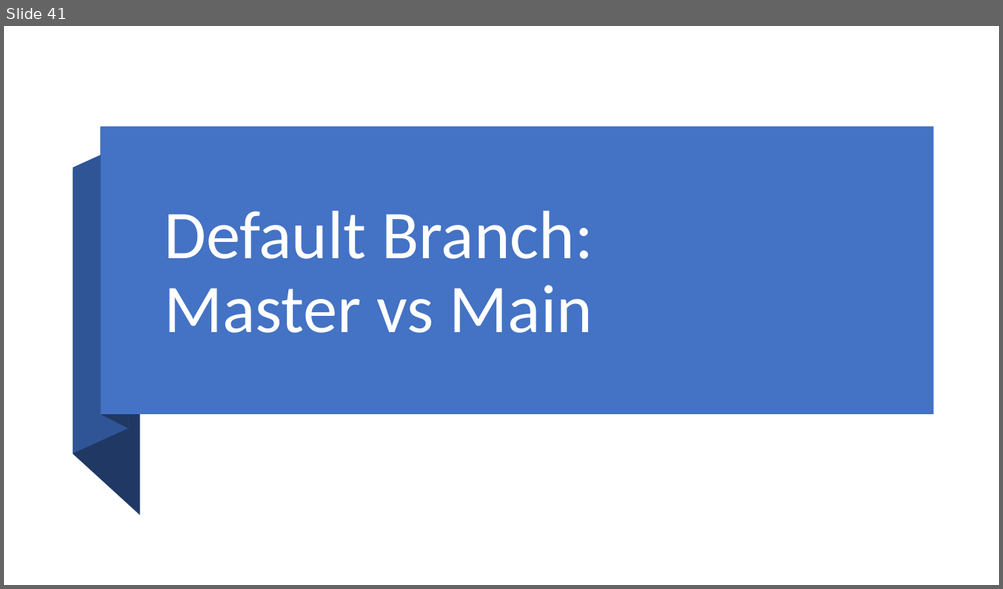
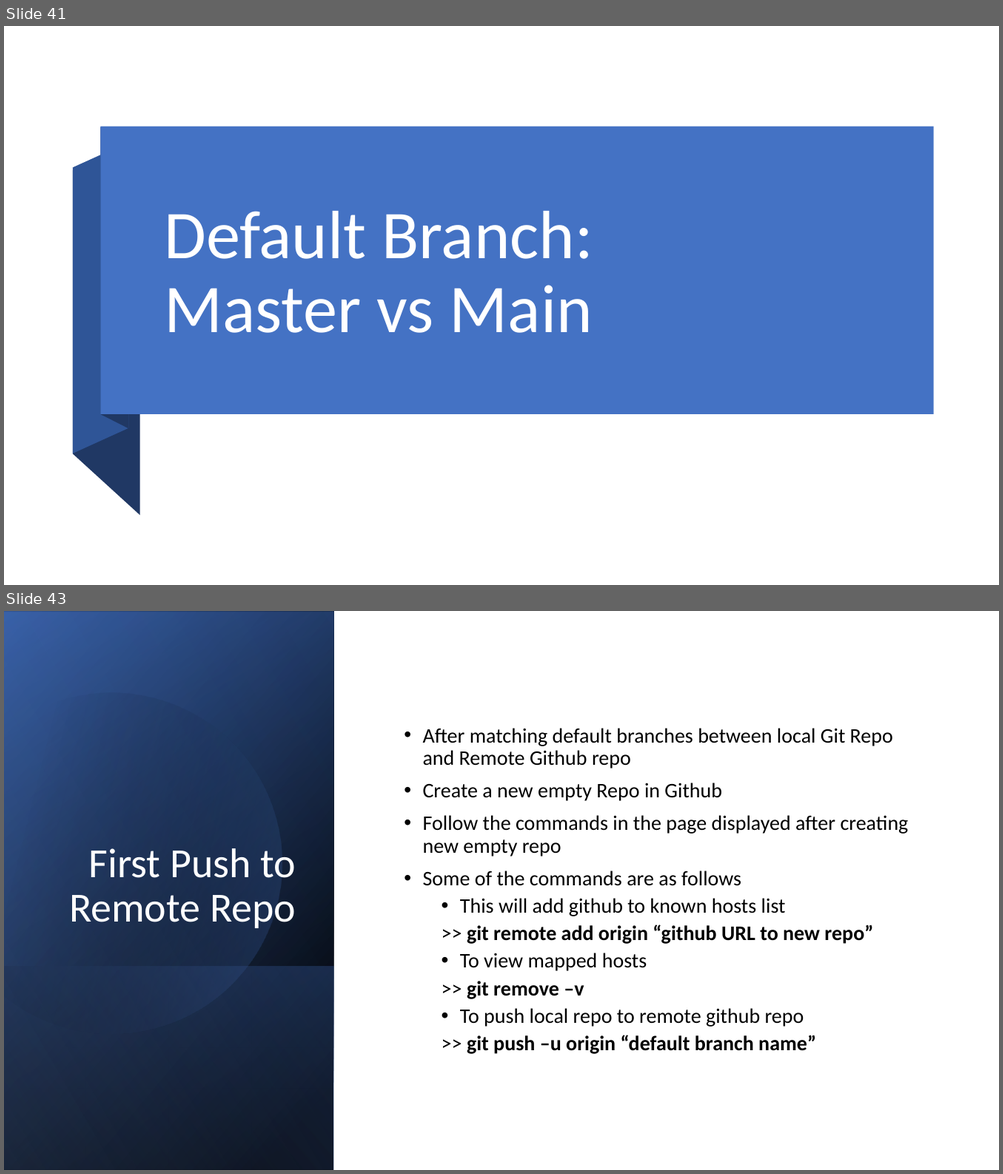
Before and after one commit to SalmanAli-W/GIT-PPT, a slide deck: GIT.pptx. Shown one above the other, each under a label of ours: slide 41 before the commit, slides 41 and 43 after it; the slides between them are not shown. The pictures are 1003x589 and 1003x1174 pixels, drawn with LibreOffice and Linux fonts; fonts in the diff are those of the drawing. Boxes give left, top, right and bottom in pixels: in the first picture for what was removed or moved away, otherwise in the second. Text is boxed around its words. In the diff, an @@ line names an element or a change of style, - is before the commit and + after.

Commit message:
Added remote access contents

```diff
--- a/GIT.pptx
+++ b/GIT.pptx
@@ slide 43 added at (4, 611, 999, 1170), background #FFFFFF @@
@@ rectangle added at (4, 611, 999, 1170), fill #FFFFFF @@
@@ rectangle added at (4, 611, 334, 1170), fill gradient #000000 to #2F5597 @@
@@ rectangle added at (4, 612, 334, 1170), fill gradient #000000 to #4472C4 @@
@@ rectangle added at (4, 611, 334, 1170), fill gradient #000000 to #8FAADC @@
@@ freeform shape added at (4, 652, 323, 1068), fill gradient #000000 to #4472C4 @@
@@ text added at (423, 728, 908, 1054), 20 pt, text #000000 @@
+• After matching default branches between local Git Repo and Remote Github repo
+• Create a new empty Repo in Github
+• Follow the commands in the page displayed after creating new empty repo
+• Some of the commands are as follows
+  • This will add github to known hosts list
+  >> git remote add origin “github URL to new repo”
+  • To view mapped hosts
+  >> git remove –v
+  • To push local repo to remote github repo
+  >> git push –u origin “default branch name”
@@ title added at (69, 849, 296, 928), 40 pt, text #FFFFFF @@
+First Push to Remote Repo
@@ rectangle added at (4, 966, 334, 1170), fill gradient #4472C4 to #000000 @@
```
Also in this commit, not shown: 1 slide changed, 3 other slides added.
